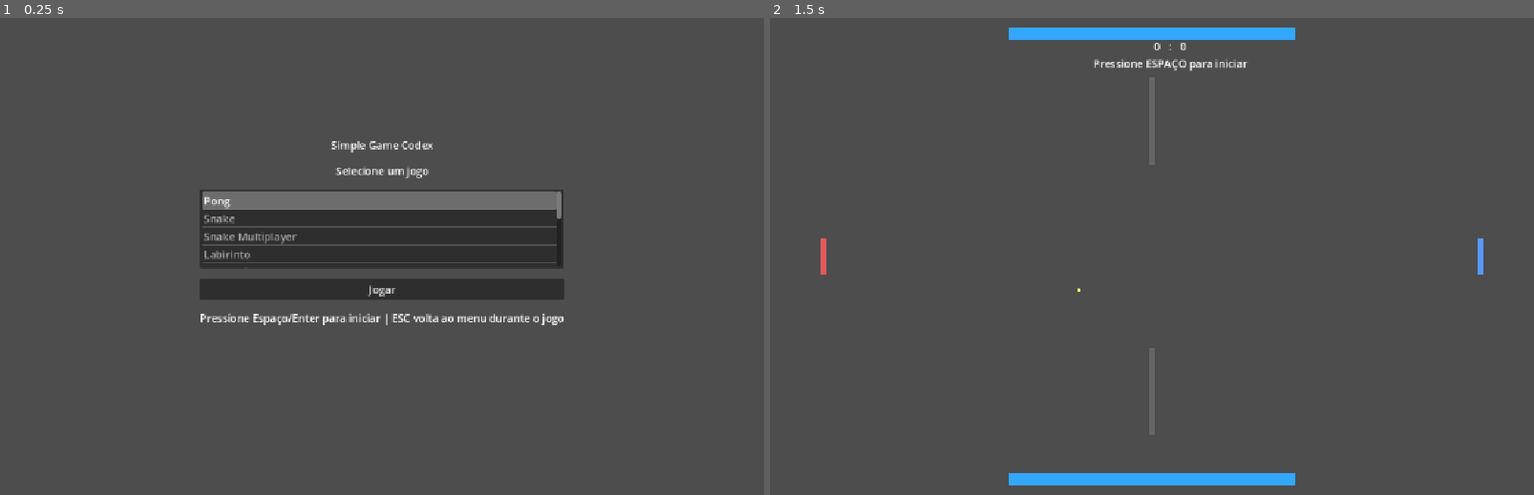
Above: before the commit, frames 1-2 (left to right).
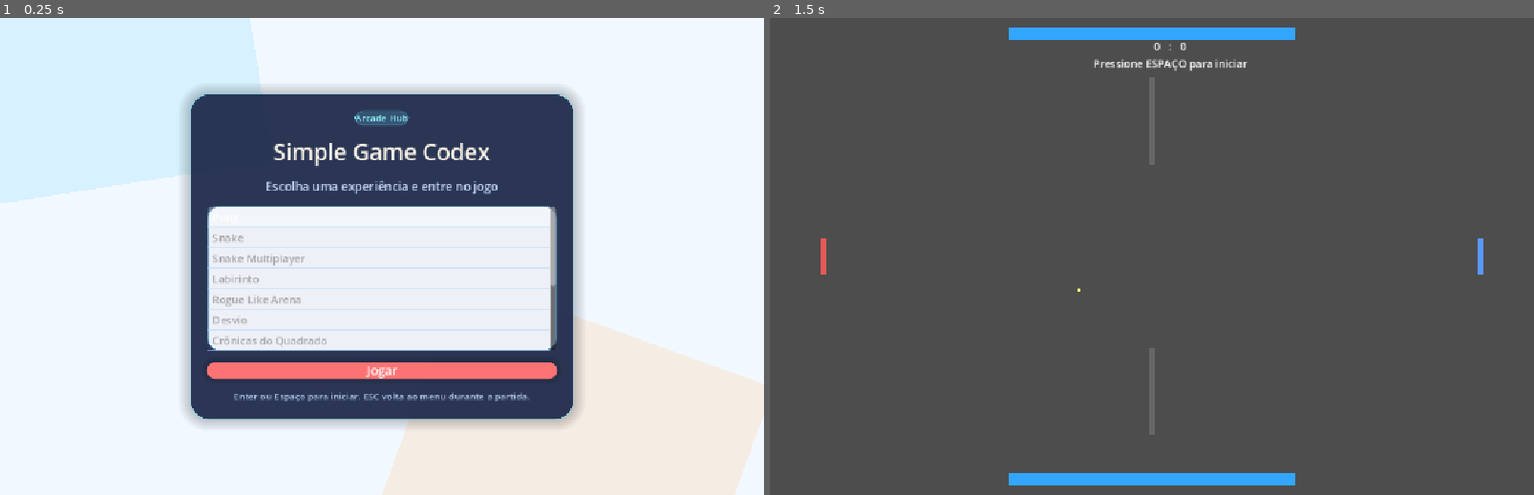
Above: after the commit, the same moments.

Repository: vmagione/Simple-games-prototypes
Game: Godot game, scene res://Scenes/Menu.tscn
The game is run twice, just before and just after one commit, with the same random seed, the same clock (stepped at 60 frames per second) and the same inputs.
Inputs:
- Up to frame 1 (0.25 s): no input
- Up to frame 2 (1.5 s): click "Jogar" at 0.5 s; tap Space at 1.25 s; hold Right (ui_right) from 1.28 s (still down); tap A (guitar_lane_a) at 1.35 s

The runs differ from the first frame. In frame 1, 100% of the frame differs, in the area x 0-100%, y 0-100%; in frame 2, nothing differs.

Commit message:
Update ui
Update ui

Diff:
--- a/Scenes/Menu.tscn
+++ b/Scenes/Menu.tscn
@@ -1,6 +1,69 @@
-[gd_scene load_steps=2 format=3 uid="uid://qdhf5n7a5kfb"]
+[gd_scene load_steps=8 format=3 uid="uid://qdhf5n7a5kfb"]
 
 [ext_resource type="Script" uid="uid://cfrurct7dv63p" path="res://Scripts/menu.gd" id="1_menu"]
+
+[sub_resource type="StyleBoxFlat" id="StyleBoxFlat_panel"]
+bg_color = Color(0.101961, 0.14902, 0.282353, 0.9)
+border_width_left = 2
+border_width_top = 2
+border_width_right = 2
+border_width_bottom = 2
+border_color = Color(0.403922, 0.854902, 0.992157, 0.35)
+corner_radius_top_left = 28
+corner_radius_top_right = 28
+corner_radius_bottom_right = 28
+corner_radius_bottom_left = 28
+shadow_color = Color(0, 0, 0, 0.2)
+shadow_size = 18
+
+[sub_resource type="StyleBoxFlat" id="StyleBoxFlat_list"]
+bg_color = Color(0.968627, 0.980392, 1, 0.95)
+border_width_left = 2
+border_width_top = 2
+border_width_right = 2
+border_width_bottom = 2
+border_color = Color(0.341176, 0.74902, 0.980392, 0.45)
+corner_radius_top_left = 18
+corner_radius_top_right = 18
+corner_radius_bottom_right = 18
+corner_radius_bottom_left = 18
+
+[sub_resource type="StyleBoxFlat" id="StyleBoxFlat_button"]
+bg_color = Color(0.992157, 0.45098, 0.45098, 1)
+corner_radius_top_left = 16
+corner_radius_top_right = 16
+corner_radius_bottom_right = 16
+corner_radius_bottom_left = 16
+shadow_color = Color(0, 0, 0, 0.18)
+shadow_size = 10
+
+[sub_resource type="StyleBoxFlat" id="StyleBoxFlat_button_hover"]
+bg_color = Color(1, 0.572549, 0.360784, 1)
+corner_radius_top_left = 16
+corner_radius_top_right = 16
+corner_radius_bottom_right = 16
+corner_radius_bottom_left = 16
+shadow_color = Color(0, 0, 0, 0.2)
+shadow_size = 12
+
+[sub_resource type="StyleBoxFlat" id="StyleBoxFlat_button_pressed"]
+bg_color = Color(0.956863, 0.329412, 0.458824, 1)
+corner_radius_top_left = 16
+corner_radius_top_right = 16
+corner_radius_bottom_right = 16
+corner_radius_bottom_left = 16
+
+[sub_resource type="StyleBoxFlat" id="StyleBoxFlat_pill"]
+bg_color = Color(0.403922, 0.854902, 0.992157, 0.18)
+border_width_left = 1
+border_width_top = 1
+border_width_right = 1
+border_width_bottom = 1
+border_color = Color(0.403922, 0.854902, 0.992157, 0.4)
+corner_radius_top_left = 14
+corner_radius_top_right = 14
+corner_radius_bottom_right = 14
+corner_radius_bottom_left = 14
 
 [node name="Menu" type="Control"]
 layout_mode = 3
@@ -11,6 +74,38 @@
 grow_vertical = 2
 script = ExtResource("1_menu")
 
+[node name="Background" type="ColorRect" parent="."]
+layout_mode = 1
+anchors_preset = 15
+anchor_right = 1.0
+anchor_bottom = 1.0
+grow_horizontal = 2
+grow_vertical = 2
+color = Color(0.94902, 0.972549, 1, 1)
+
+[node name="GlowTopLeft" type="ColorRect" parent="."]
+layout_mode = 1
+offset_left = -68.0
+offset_top = -42.0
+offset_right = 365.0
+offset_bottom = 287.0
+rotation = -0.156327
+color = Color(0.415686, 0.839216, 0.968627, 0.2)
+
+[node name="GlowBottomRight" type="ColorRect" parent="."]
+layout_mode = 1
+anchors_preset = 8
+anchor_left = 0.5
+anchor_top = 0.5
+anchor_right = 0.5
+anchor_bottom = 0.5
+offset_left = 120.0
+offset_top = 28.0
+offset_right = 620.0
+offset_bottom = 392.0
+rotation = 0.346884
+color = Color(1, 0.737255, 0.454902, 0.2)
+
 [node name="MarginContainer" type="MarginContainer" parent="."]
 layout_mode = 1
 anchors_preset = 8
@@ -18,38 +113,87 @@
 anchor_top = 0.5
 anchor_right = 0.5
 anchor_bottom = 0.5
-offset_left = -220.0
-offset_top = -180.0
-offset_right = 220.0
-offset_bottom = 180.0
+offset_left = -290.0
+offset_top = -245.0
+offset_right = 290.0
+offset_bottom = 245.0
 grow_horizontal = 2
 grow_vertical = 2
 
-[node name="VBoxContainer" type="VBoxContainer" parent="MarginContainer"]
+[node name="PanelContainer" type="PanelContainer" parent="MarginContainer"]
+layout_mode = 2
+theme_override_styles/panel = SubResource("StyleBoxFlat_panel")
+
+[node name="Padding" type="MarginContainer" parent="MarginContainer/PanelContainer"]
+layout_mode = 2
+theme_override_constants/margin_left = 24
+theme_override_constants/margin_top = 24
+theme_override_constants/margin_right = 24
+theme_override_constants/margin_bottom = 24
+
+[node name="VBoxContainer" type="VBoxContainer" parent="MarginContainer/PanelContainer/Padding"]
 layout_mode = 2
 theme_override_constants/separation = 16
 
-[node name="Title" type="Label" parent="MarginContainer/VBoxContainer"]
+[node name="Badge" type="PanelContainer" parent="MarginContainer/PanelContainer/Padding/VBoxContainer"]
 layout_mode = 2
+size_flags_horizontal = 4
+theme_override_styles/panel = SubResource("StyleBoxFlat_pill")
+
+[node name="BadgeLabel" type="Label" parent="MarginContainer/PanelContainer/Padding/VBoxContainer/Badge"]
+layout_mode = 2
+theme_override_colors/font_color = Color(0.560784, 0.937255, 0.960784, 1)
+theme_override_font_sizes/font_size = 14
+text = "Arcade Hub"
+horizontal_alignment = 1
+
+[node name="Title" type="Label" parent="MarginContainer/PanelContainer/Padding/VBoxContainer"]
+layout_mode = 2
+theme_override_colors/font_color = Color(1, 0.972549, 0.921569, 1)
+theme_override_font_sizes/font_size = 34
 text = "Simple Game Codex"
 horizontal_alignment = 1
 
-[node name="Subtitle" type="Label" parent="MarginContainer/VBoxContainer"]
+[node name="Subtitle" type="Label" parent="MarginContainer/PanelContainer/Padding/VBoxContainer"]
 layout_mode = 2
-text = "Selecione um jogo"
+theme_override_colors/font_color = Color(0.8, 0.866667, 0.984314, 1)
+theme_override_font_sizes/font_size = 18
+text = "Escolha uma experiência e entre no jogo"
 horizontal_alignment = 1
 
-[node name="GameList" type="ItemList" parent="MarginContainer/VBoxContainer"]
-custom_minimum_size = Vector2(0, 120)
+[node name="GameList" type="ItemList" parent="MarginContainer/PanelContainer/Padding/VBoxContainer"]
+custom_minimum_size = Vector2(0, 220)
 layout_mode = 2
+theme_override_colors/default_color = Color(0.176471, 0.223529, 0.376471, 1)
+theme_override_colors/font_selected_color = Color(1, 1, 1, 1)
+theme_override_colors/font_hovered_color = Color(0.0941176, 0.164706, 0.305882, 1)
+theme_override_colors/font_hovered_selected_color = Color(1, 1, 1, 1)
+theme_override_colors/guide_color = Color(0.717647, 0.839216, 0.980392, 0.5)
+theme_override_colors/selection_fill = Color(0.290196, 0.654902, 0.980392, 1)
+theme_override_colors/selection_border = Color(0.180392, 0.458824, 0.937255, 1)
+theme_override_constants/h_separation = 12
+theme_override_constants/v_separation = 8
+theme_override_styles/panel = SubResource("StyleBoxFlat_list")
 
-[node name="PlayButton" type="Button" parent="MarginContainer/VBoxContainer"]
+[node name="PlayButton" type="Button" parent="MarginContainer/PanelContainer/Padding/VBoxContainer"]
 layout_mode = 2
+theme_override_colors/font_color = Color(1, 1, 1, 1)
+theme_override_colors/font_focus_color = Color(1, 1, 1, 1)
+theme_override_colors/font_hover_color = Color(1, 1, 1, 1)
+theme_override_colors/font_hover_pressed_color = Color(1, 1, 1, 1)
+theme_override_colors/font_pressed_color = Color(1, 1, 1, 1)
+theme_override_font_sizes/font_size = 18
+theme_override_styles/focus = SubResource("StyleBoxFlat_button_hover")
+theme_override_styles/hover = SubResource("StyleBoxFlat_button_hover")
+theme_override_styles/normal = SubResource("StyleBoxFlat_button")
+theme_override_styles/pressed = SubResource("StyleBoxFlat_button_pressed")
 text = "Jogar"
 
-[node name="Hint" type="Label" parent="MarginContainer/VBoxContainer"]
+[node name="Hint" type="Label" parent="MarginContainer/PanelContainer/Padding/VBoxContainer"]
 layout_mode = 2
-text = "Pressione Espaço/Enter para iniciar | ESC volta ao menu durante o jogo"
+theme_override_colors/font_color = Color(0.741176, 0.835294, 0.968627, 0.95)
+theme_override_font_sizes/font_size = 14
+text = "Enter ou Espaço para iniciar. ESC volta ao menu durante a partida."
 horizontal_alignment = 1
 
-[connection signal="pressed" from="MarginContainer/VBoxContainer/PlayButton" to="." method="_on_play_button_pressed"]
+[connection signal="pressed" from="MarginContainer/PanelContainer/Padding/VBoxContainer/PlayButton" to="." method="_on_play_button_pressed"]
--- a/Scripts/menu.gd
+++ b/Scripts/menu.gd
@@ -1,6 +1,6 @@
 extends Control
 
-@onready var game_list: ItemList = $MarginContainer/VBoxContainer/GameList
+@onready var game_list: ItemList = $MarginContainer/PanelContainer/Padding/VBoxContainer/GameList
 
 const GAMES := [
 	{"name": "Pong", "scene": "res://Scenes/Main.tscn"},
Not shown, added: export_presets.cfg
